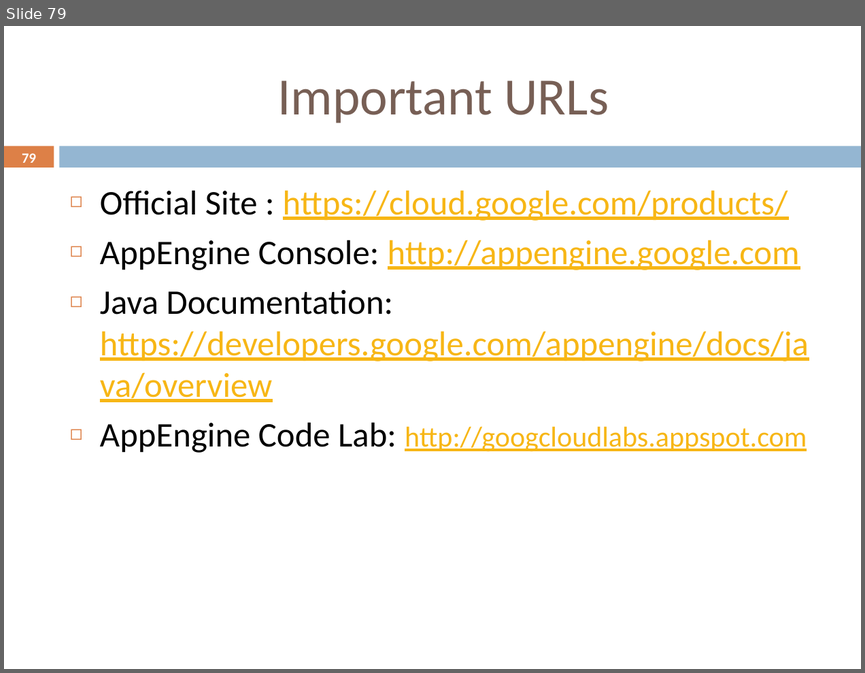
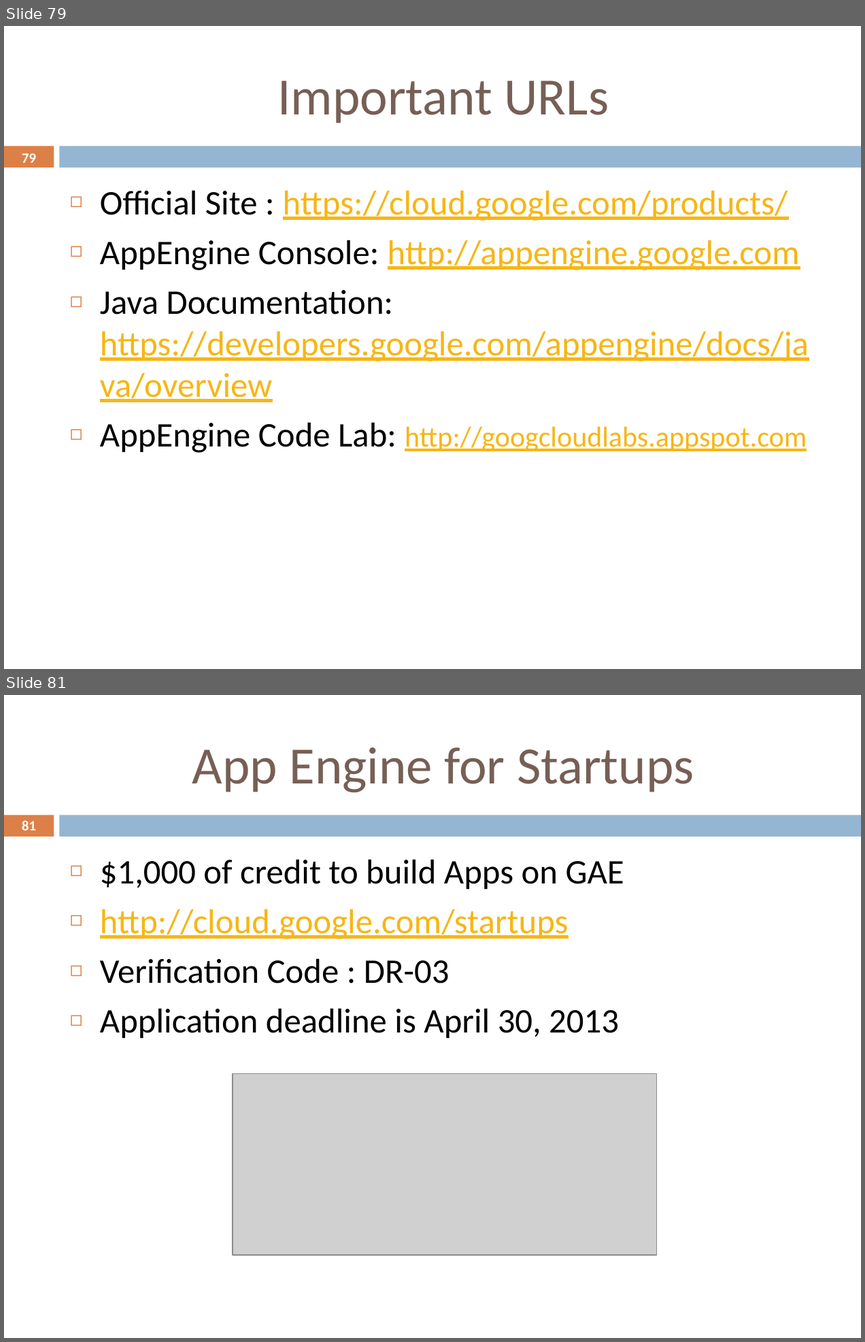
Before and after one commit to rominirani/GDG-Ahmedabad-April-2013-AppEngine-Workshop, a slide deck: Mindstorm-AppEngine-Training.pptx. Shown one above the other, each under a label of ours: slide 79 before the commit, slides 79 and 81 after it; the slides between them are not shown. The pictures are 865x673 and 865x1342 pixels, drawn with LibreOffice and Linux fonts; fonts in the diff are those of the drawing; grey boxes stand for pictures; background and template pictures are left out. Boxes give left, top, right and bottom in pixels: in the first picture for what was removed or moved away, otherwise in the second. Text is boxed around its words. In the diff, an @@ line names an element or a change of style, - is before the commit and + after.

```diff
--- a/Mindstorm-AppEngine-Training.pptx
+++ b/Mindstorm-AppEngine-Training.pptx
@@ slide 81 added at (4,695,861,1338), background #FFFFFF; not listed: 2 template elements that a slide beside it also shows @@
@@ title added at (192,747,694,792), 44 pt, text #775F55 @@
+App Engine for Startups
@@ page number added at (22,820,36,830), 11.9 pt, text #FFFFFF, bold @@
+81
@@ text added at (100,859,624,1038), 29 pt, text #000000 @@
+◻ $1,000 of credit to build Apps on GAE
+◻ http://cloud.google.com/startups
+◻ Verification Code : DR-03
+◻ Application deadline is April 30, 2013
@@ picture added at (232,1074,657,1255) @@
```
Also in this commit, not shown: 10 slides changed, 1 other file.
